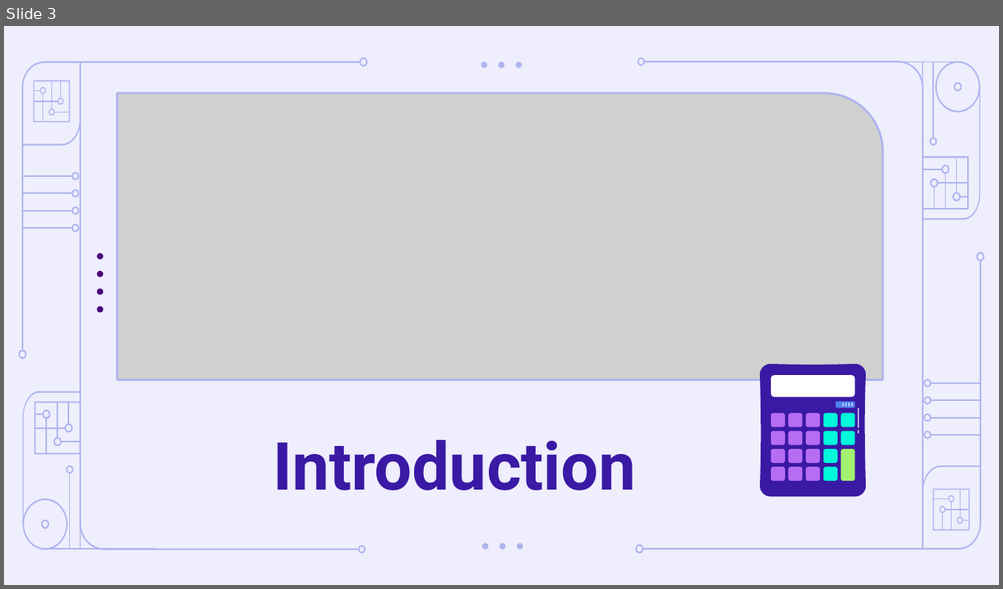
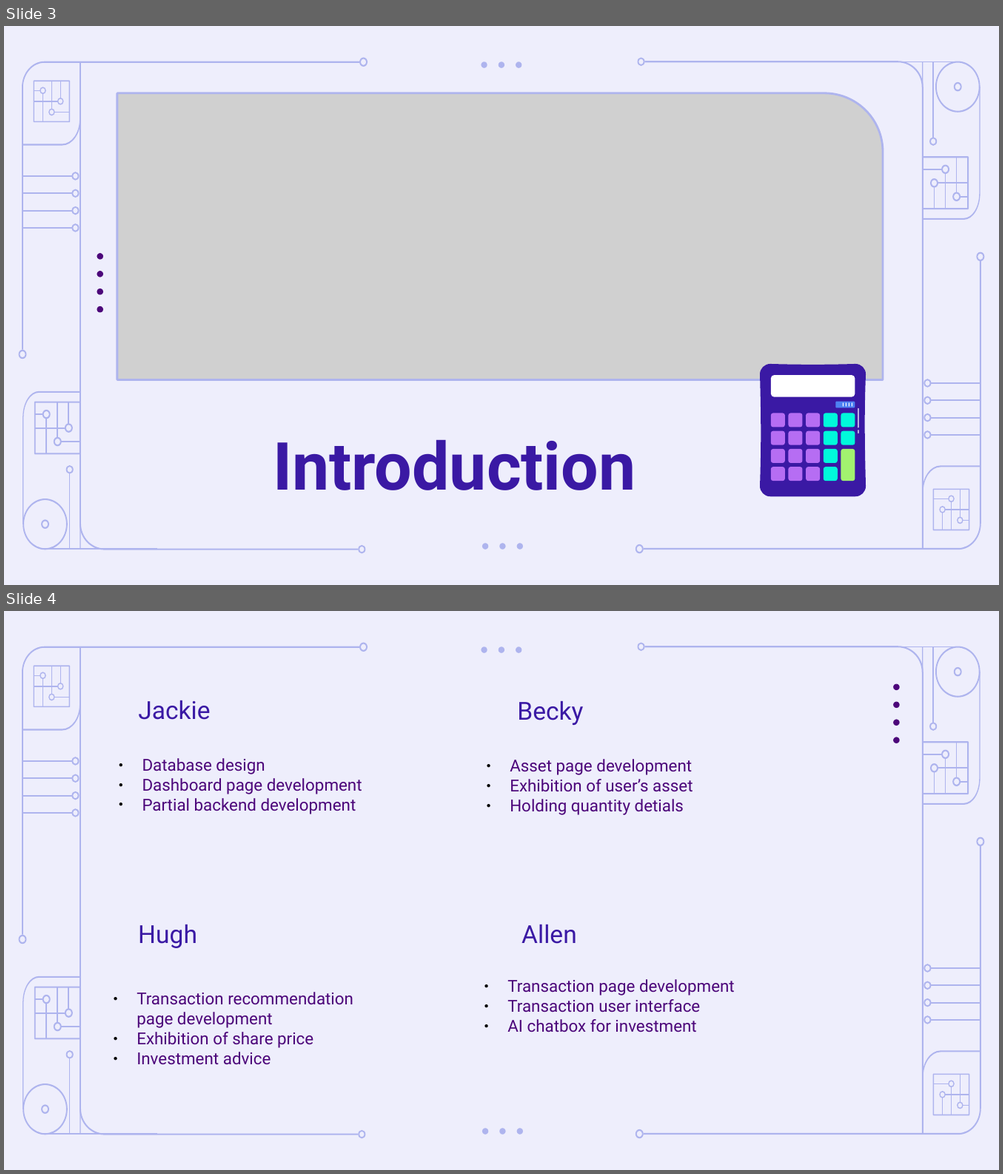
Before and after one commit to MoroboshiDann/portfolio-management-team2, a slide deck: Artificial Intelligence in Finance Pitch Deck by Slidesgo.odp. Shown one above the other, each under a label of ours: slide 3 before the commit, slides 3 and 4 after it. The pictures are 1003x589 and 1003x1174 pixels, drawn with LibreOffice and Linux fonts; fonts in the diff are those of the drawing; grey boxes stand for pictures. Boxes give left, top, right and bottom in pixels: in the first picture for what was removed or moved away, otherwise in the second. Text is boxed around its words. In the diff, an @@ line names an element or a change of style, - is before the commit and + after.

Commit message:
update slide

```diff
--- a/Artificial Intelligence in Finance Pitch Deck by Slidesgo.odp
+++ b/Artificial Intelligence in Finance Pitch Deck by Slidesgo.odp
@@ slide 4 added at [4,611,999,1170], background #EEEEFC; not listed: 86 template elements that a slide beside it also shows @@
@@ text added at [138,700,210,720], 18 pt, text #3A19A4 @@
+Jackie
@@ text added at [517,701,583,725], 18 pt, text #3A19A4 @@
+Becky
@@ group added at [893,684,899,743]: 4 ellipses @@
@@ text added at [142,758,362,815], 12 pt, text #4C067A @@
+● Database design
+● Dashboard page development
+● Partial backend development
@@ text added at [509,759,692,815], 12 pt, text #4C067A @@
+● Asset page development
+● Exhibition of user’s asset
+● Holding quantity detials
@@ text added at [138,924,197,948], 18 pt, text #3A19A4 @@
+Hugh
@@ text added at [521,924,577,944], 18 pt, text #3A19A4 @@
+Allen
@@ text added at [507,980,734,1033], 12 pt, text #4C067A @@
+● Transaction page development
+● Transaction user interface
+● AI chatbox for investment
@@ text added at [136,992,353,1065], 12 pt, text #4C067A @@
+● Transaction recommendation page development
+● Exhibition of share price
+● Investment advice
```
Also in this commit, not shown: 1 slide changed, 2 other files.
